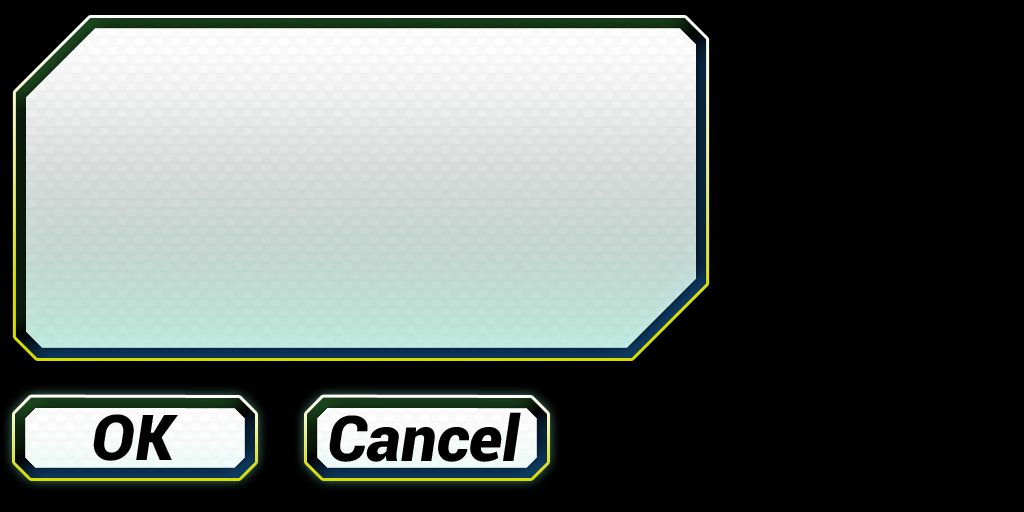
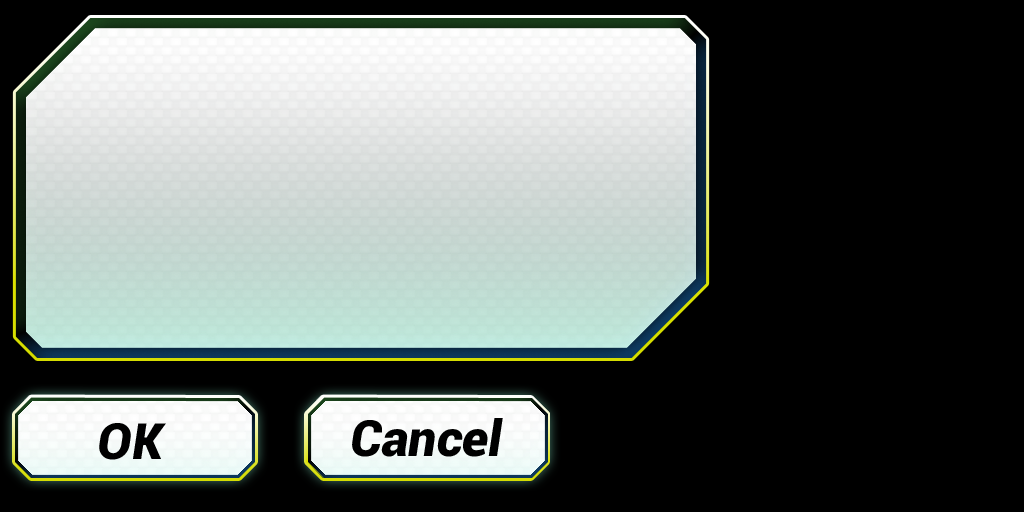
Comparing the layer stacks of the two 1024 x 512 images. Changes:
painted on "OK" over [17, 397, 550, 478]
